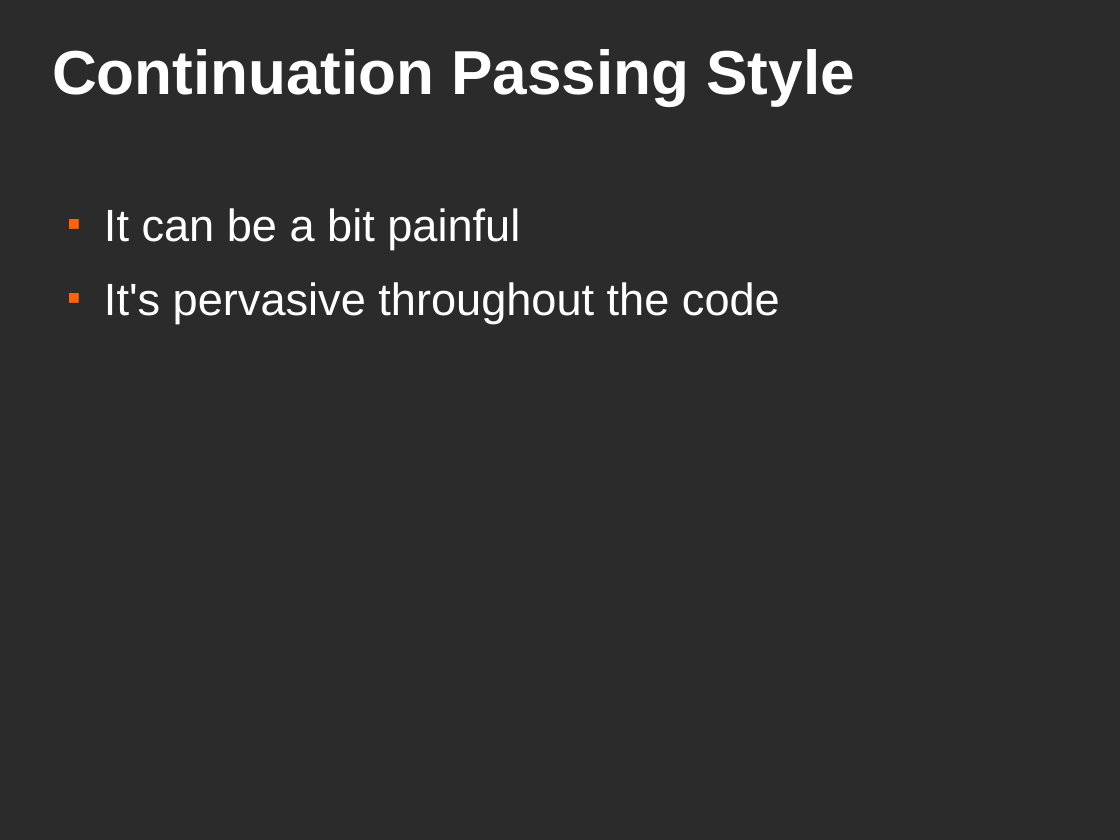
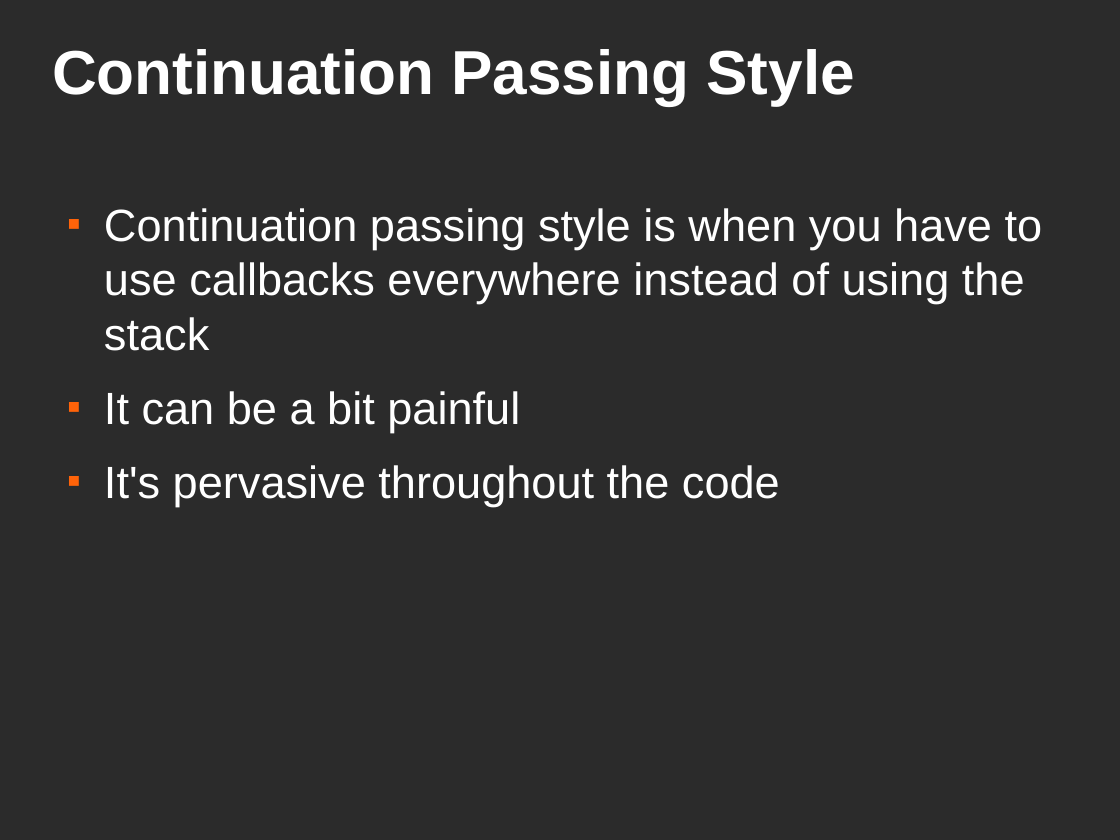
Before and after one commit to jjinux/concurrency-200912, a slide deck: slide 30 of slides.odp. Drawn at 1120x840 pixels with LibreOffice and Linux fonts; fonts in the diff are those of the drawing; background and template pictures are left out; a plain dark background stands for a picture behind light text. Boxes give left, top, right and bottom in pixels: in the first picture for what was removed or moved away, otherwise in the second. Text is boxed around its words. In the diff, an @@ line names an element or a change of style, - is before the commit and + after.

```diff
--- a/slides.odp
+++ b/slides.odp
@@ text at (104, 208, 1043, 351): paragraph added @@
+■ Continuation passing style is when you have to use callbacks everywhere instead of using the stack
```
Also in this commit, not shown: 12 other slides changed, 1 other file.
